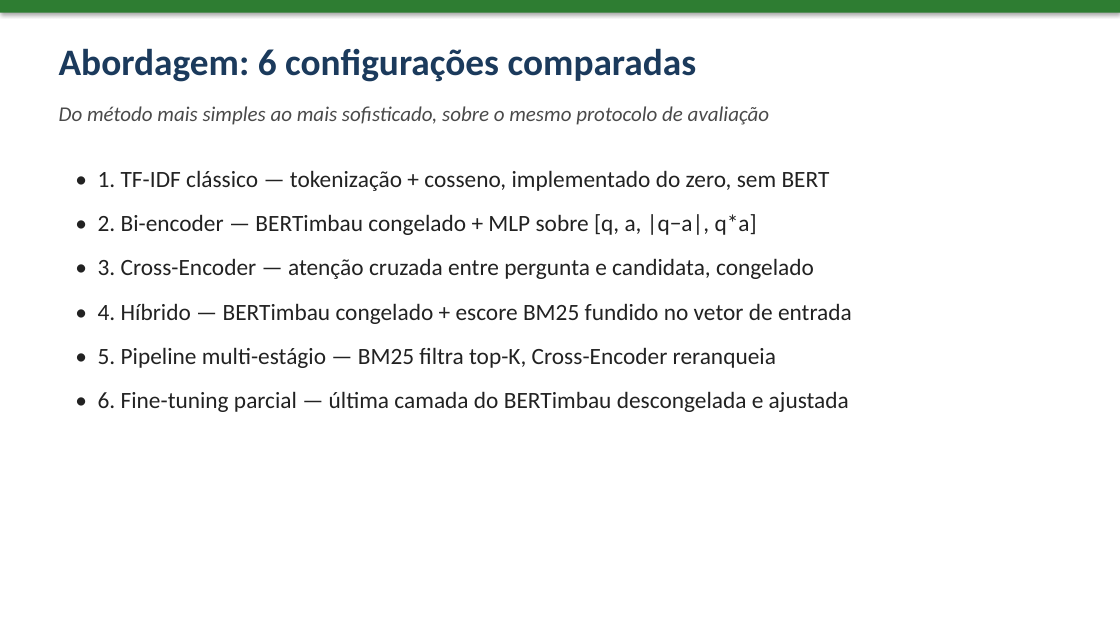
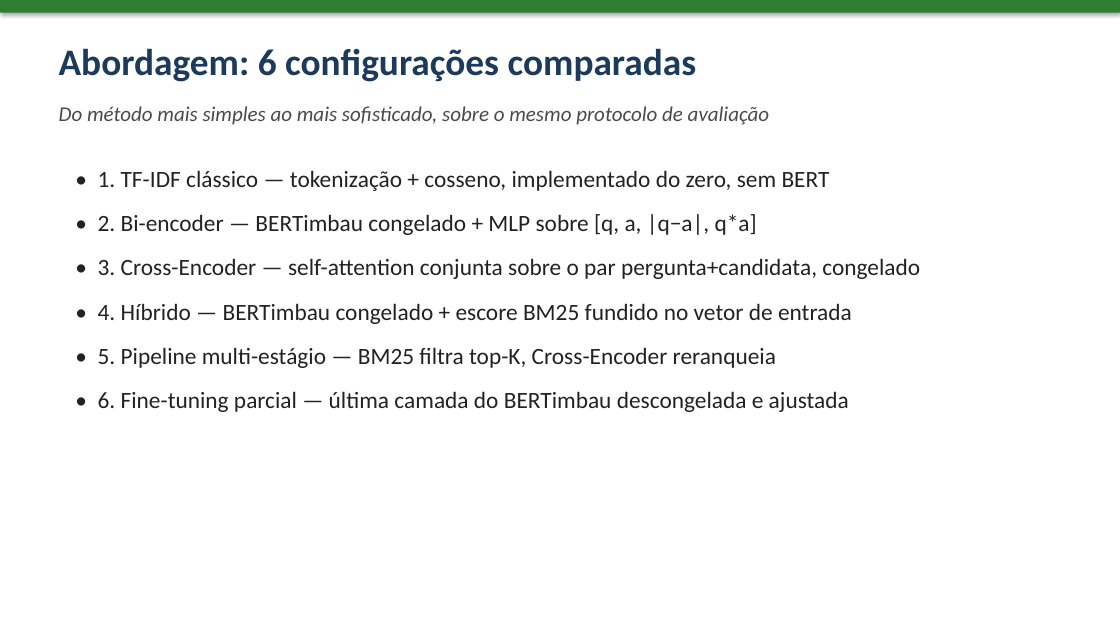
Before and after one commit to fredmartins12/AgroSele-MilkQA, a slide deck: slide 5 of docs/Apresentacao_AgroSele.pptx. Drawn at 1120x630 pixels with LibreOffice and Linux fonts; fonts in the diff are those of the drawing. Boxes give left, top, right and bottom in pixels: in the first picture for what was removed or moved away, otherwise in the second. Text is boxed around its words. In the diff, an @@ line names an element or a change of style, - is before the commit and + after.

```diff
--- a/docs/Apresentacao_AgroSele.pptx
+++ b/docs/Apresentacao_AgroSele.pptx
@@ text at [98,258,920,279]: text changed @@
-• 3. Cross-Encoder — atenção cruzada entre pergunta e candidata, congelado
+• 3. Cross-Encoder — self-attention conjunta sobre o par pergunta+candidata, congelado
```
Also in this commit, not shown: 1 slide added, 7 other files.
